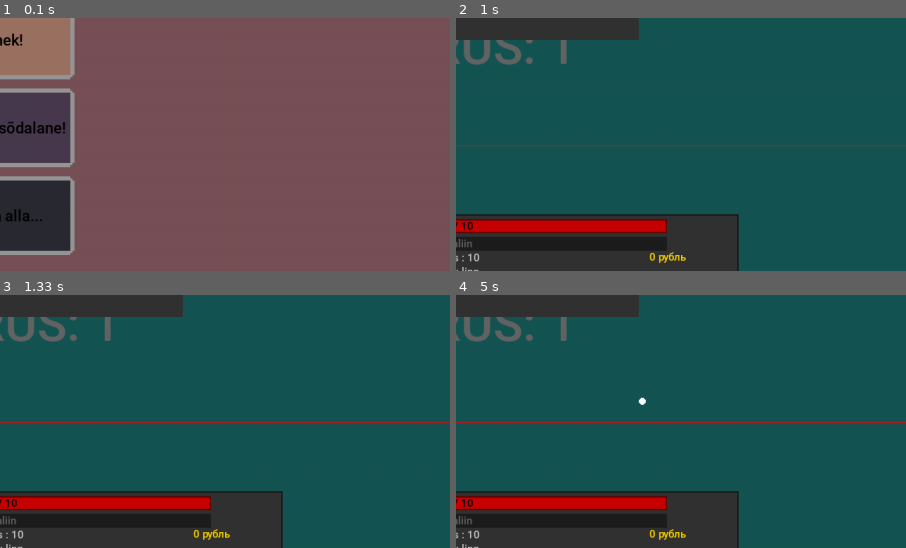
Above: before the commit, frames 1-4 (two rows, left to right).
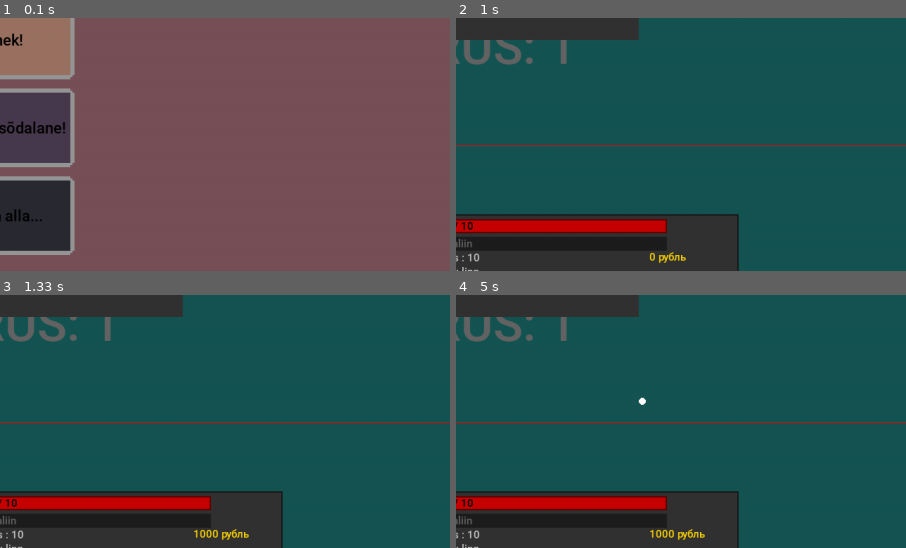
Above: after the commit, the same moments.

Repository: KarupoegPuhh/2020-projekt
Game: pygame game, started from MAIN.py
Same seed, same stepped clock (60 frames per second), same inputs: the game is played once before the commit and once after it.
Inputs (mouse positions are % of the whole screen's width and height, from its top left):
- Up to frame 1 (0.1 s): no input
- Up to frame 2 (1 s): click (46, 54) at 0.88 s
- Up to frame 3 (1.33 s): click (1, 98) at 1.22 s
- Up to frame 4 (5 s): tap Space at 1.5, 2.5 s; click "Seljakott" at 1.88 s; click "Ling" at 2.22 s; hold Right 2.83-3.3 s; hold Left 3.33-3.87 s; hold Left 3.9-4.3 s; click (62, 59) at 4.38 s; click "Jätkan!" at 4.72 s
The pictures show only the part of the screen within x 50-100%, y 44-94%; the shares and areas given below are measured in that part.

Frames 1-2 are identical in both runs. In frame 3, 0.3% of the frame differs, in the area x 42-56%, y 92-97%; in frame 4, 0.3%.

Commit message:
Add motherlode cheat all vasakul nurgas 25x25 ruut

Diff:
--- a/maailm.py
+++ b/maailm.py
@@ -389,6 +389,16 @@
         aken.blit(TextSurf, TextRect)
 
         #Pilt tegelase jaoks
+        ##raha cheat nupp
+        def motherlode():
+            Tom.raha += 1000
+            aeg = pg.time.get_ticks()
+            if aeg + 2000 >= pg.time.get_ticks():
+                TextSurf, TextRect = text_objects("MOTHERLODE", largeText)
+                TextRect.center = ((laius // 2), 170)
+                aken.blit(TextSurf, TextRect)
+        nupp(aken, "Motherlode", 0, 695 - databar_nihe, 25, 25, (100, 100, 100), (15, 113, 115), motherlode)
+
         pg.draw.rect(aken, (25,25,25), (0, 570 - databar_nihe, 124, 180))
         pg.draw.rect(aken, (50,50,50), (2, 600 - databar_nihe, 120, 120))
         aken.blit(Player.kangelane_pilt, (2,600 - databar_nihe))
--- a/pood_invnet.py
+++ b/pood_invnet.py
@@ -307,7 +307,7 @@
         if maailm.hernepüss.unlocked == True:
             nupu_hover_txt(maailm.hernepüss, 780, 250, 200, 70, (200,200,200))
         if maailm.kartulikahur.unlocked == True:
-            nupu_hover_txt(maailm.kartulikahur, 70, 430, 200, 70, (21,244,238))
+            nupu_hover_txt(maailm.kartulikahur, 1005, 250, 200, 70, (21,244,238))
         if maailm.railgun.unlocked == True:
             nupu_hover_txt(maailm.railgun, 1005, 430, 200, 70, (191,0,255))
         if maailm.scar.unlocked == True:
